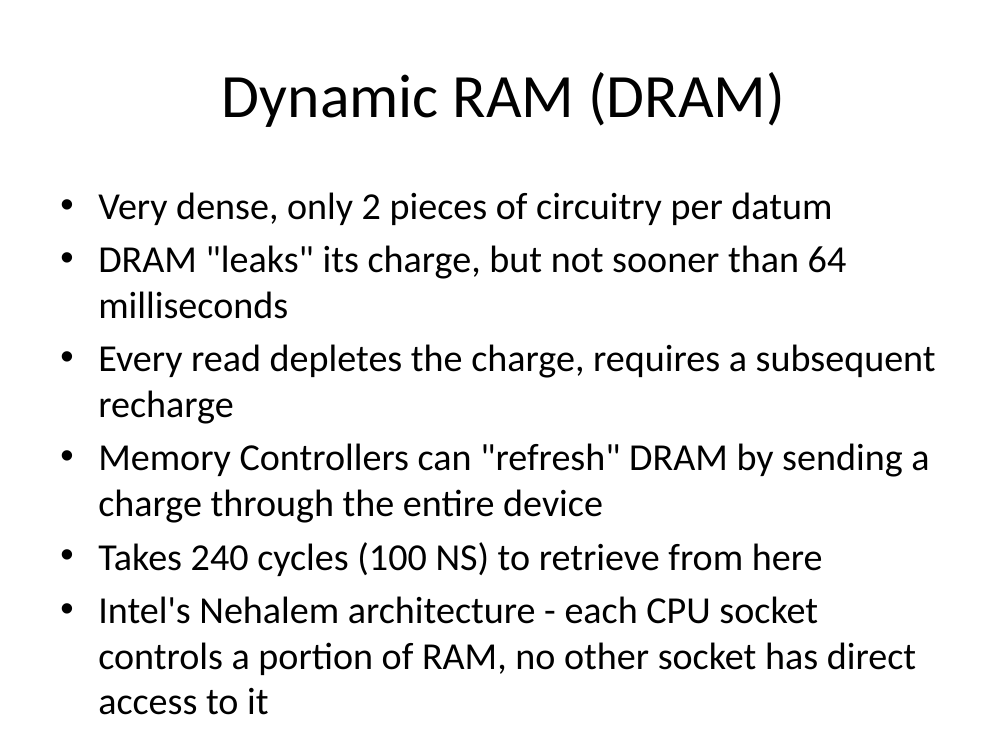
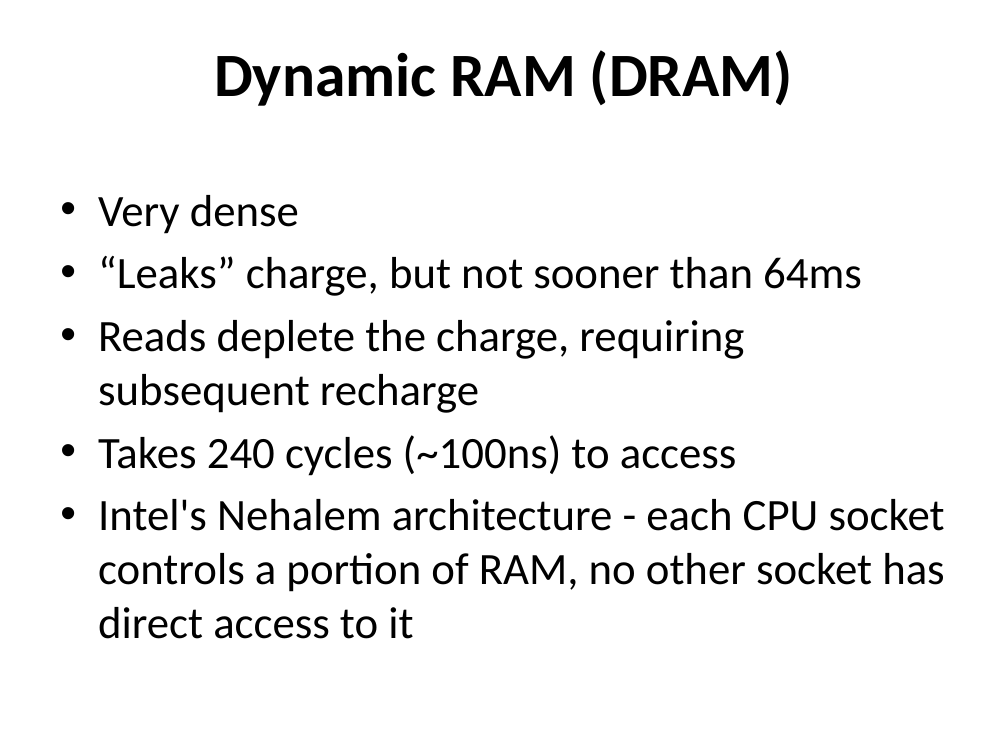
Before and after one commit to jamie-allen/cpu_caches, a slide deck: slide 29 of cpu_caches.pptx (slide 27 before the commit). Drawn at 1008x756 pixels with LibreOffice and Linux fonts; fonts in the diff are those of the drawing; background and template pictures are left out. Boxes give left, top, right and bottom in pixels: in the first picture for what was removed or moved away, otherwise in the second. Text is boxed around its words. In the diff, an @@ line names an element or a change of style, - is before the commit and + after.

```diff
--- a/cpu_caches.pptx
+++ b/cpu_caches.pptx
@@ title "Dynamic RAM (DRAM)" at (214,50,793,106): bold on; vertical alignment middle to top @@
@@ text at (98,195,862,476): text changed; size 27.2 to 32 pt @@
-• Very dense, only 2 pieces of circuitry per datum
-• DRAM "leaks" its charge, but not sooner than 64 milliseconds
-• Every read depletes the charge, requires a subsequent recharge
-• Memory Controllers can "refresh" DRAM by sending a charge through the entire device
-• Takes 240 cycles (100 NS) to retrieve from here
+• Very dense
+• “Leaks” charge, but not sooner than 64ms
+• Reads deplete the charge, requiring subsequent recharge
+• Takes 240 cycles (~100ns) to access
@@ text at (98,499,945,639): size 27.2 to 32 pt in "Intel's Nehalem architecture - each CPU socket ..." @@
```
Also in this commit, not shown: 35 other slides changed, 8 slides added, 4 slides removed, 1 other file.
